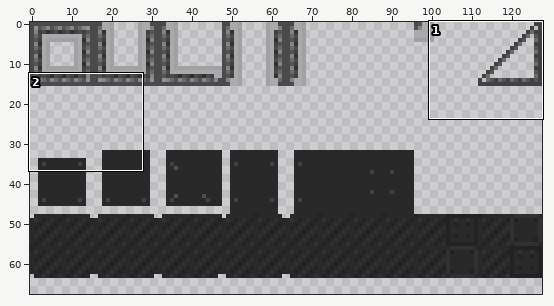
Two states of a sprite sheet, base/craft/parts.png. The picture above shows the old version from afar; the outline marks the close-up.
Close-up. Earlier state:
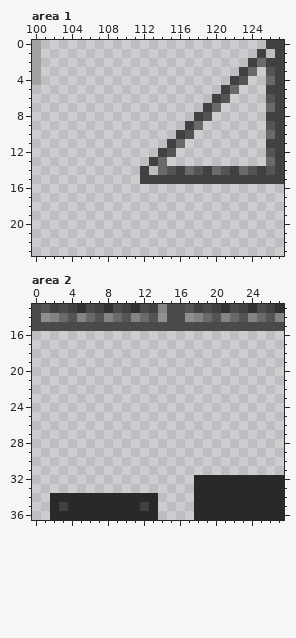
The file is 128x128 pixels. Colours within 5 levels of each other are drawn and written as one. Shown: area 1: x 100..127, y 0..23; area 2: x 0..27, y 13..36. The wide view leaves out empty margins.
After:
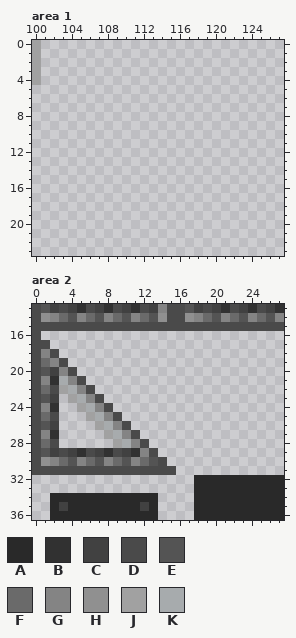
Palette (. is transparent): A #292929  B #313131  C #414141  D #4a4a4a  E #545454  F #6a6a6a  G #848484  H #909090  J #a1a1a1  K #a7abad
From the commit log: persistent selection of parts
The edit:
Area 1:
Colour C is removed in row 0 at x 126 to 127; in row 1 at x 125 and 127; in row 2 at x 124 and 126 to 127; in row 3 at x 123 and 127; in row 4 at x 122 and 127; in row 5 at x 121 and 126 to 127.
Colour C is removed in row 6 at x 120 and 127; in row 7 at x 119 and 127; in row 8 at x 118 and 126 to 127; in row 9 at x 117 and 127; in row 10 at x 116 and 127; in row 11 at x 115 and 126 to 127.
Colour C is removed in row 12 at x 114 and 127; in row 13 at x 113 and 127; in row 14 at x 112, 116, 119, 122, 125 and 127; in row 15 at x 112 to 127.
Colour E is removed in row 3 at x 126; in row 4 at x 123; in row 6 at x 121 and 126; in row 8 at x 119; in row 9 at x 126; in row 10 at x 117.
Colour E is removed in row 12 at x 115 and 126; in row 14 at x 115, 118, 121, 124 and 126.
Colour F is removed in row 2 at x 125; in row 3 at x 124; in row 4 at x 126; in row 5 at x 122; in row 7 at x 120 and 126; in row 9 at x 118.
Colour F is removed in row 10 at x 126; in row 11 at x 116; in row 13 at x 114 and 126; in row 14 at x 114, 117, 120 and 123.
Area 2:
The edit adds colour B in row 21 at x 2; in row 24 at x 2; in row 27 at x 2; in row 29 at x 5, 8 and 11.
The edit adds colour C in row 20 at x 2; in row 23 at x 2; in row 26 at x 2; in row 29 at x 2, 4, 7 and 10.
The edit adds colour D in row 16 at x 0; in row 17 at x 0 to 1; in row 18 at x 0 and 2; in row 19 at x 0 and 3; in row 20 at x 0 and 4; in row 21 at x 0 and 5.
The edit adds colour D in row 22 at x 0, 2 and 6; in row 23 at x 0 and 7; in row 24 at x 0 and 8; in row 25 at x 0, 2 and 9; in row 26 at x 0 and 10; in row 27 at x 0 and 11.
The edit adds colour D in row 28 at x 0, 2 and 12; in row 29 at x 0, 3, 6, 9 and 13; in row 30 at x 0 and 14; in row 31 at x 0 to 15.
The edit adds colour E in row 20 at x 1; in row 23 at x 1; in row 26 at x 1; in row 29 at x 1; in row 30 at x 4, 7, 10 and 13.
The edit adds colour F in row 19 at x 1; in row 22 at x 1; in row 25 at x 1; in row 28 at x 1; in row 30 at x 3, 6, 9 and 12.
The edit adds colour G in row 18 at x 1; in row 19 at x 2; in row 20 at x 3; in row 21 at x 1 and 4; in row 22 at x 5; in row 23 at x 6.
The edit adds colour G in row 24 at x 1 and 7; in row 25 at x 8; in row 26 at x 9; in row 27 at x 1 and 10; in row 28 at x 11; in row 29 at x 12.
The edit adds colour G in row 30 at x 2, 5, 8 and 11.
The edit adds colour H in row 30 at x 1.
The edit adds colour J in row 22 at x 3; in row 23 at x 4; in row 24 at x 5; in row 25 at x 6; in row 26 at x 7; in row 27 at x 8.
The edit adds colour J in row 28 at x 9.
The edit adds colour K in row 21 at x 3; in row 22 at x 4; in row 23 at x 5; in row 24 at x 6; in row 25 at x 7; in row 26 at x 8.
The edit adds colour K in row 27 at x 9; in row 28 at x 10.
Pixel boxes of the changes (left, top, right, bottom) in both close-ups:
erased: (140, 40, 284, 184)
added: (32, 331, 176, 475)
